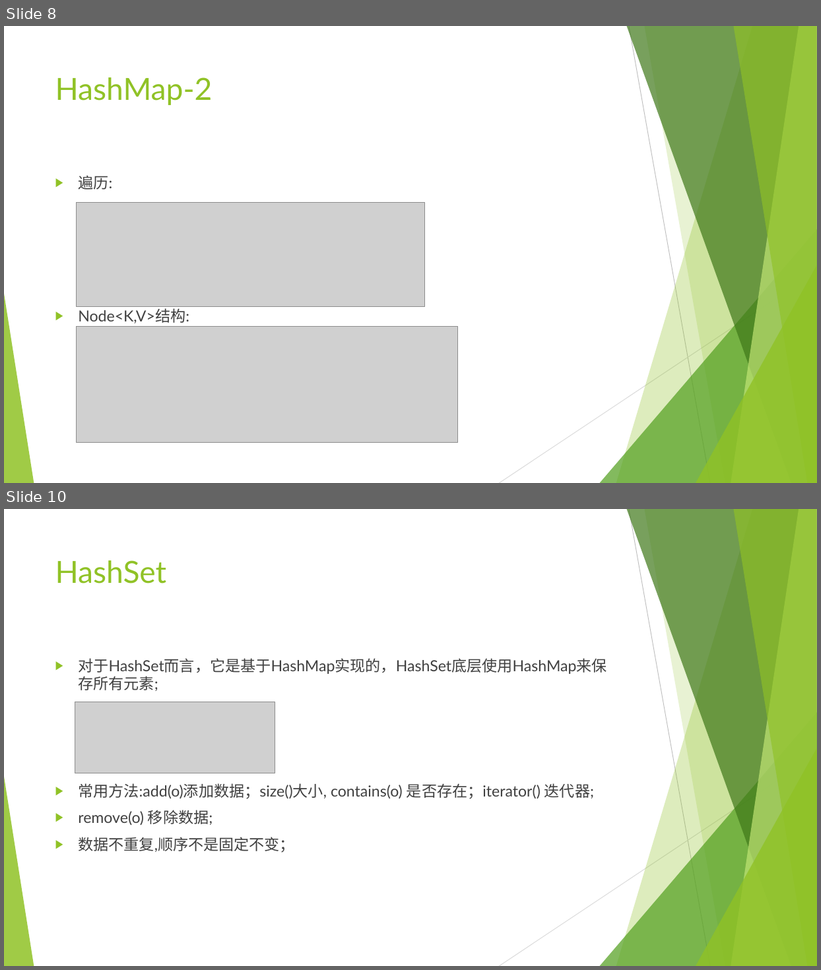
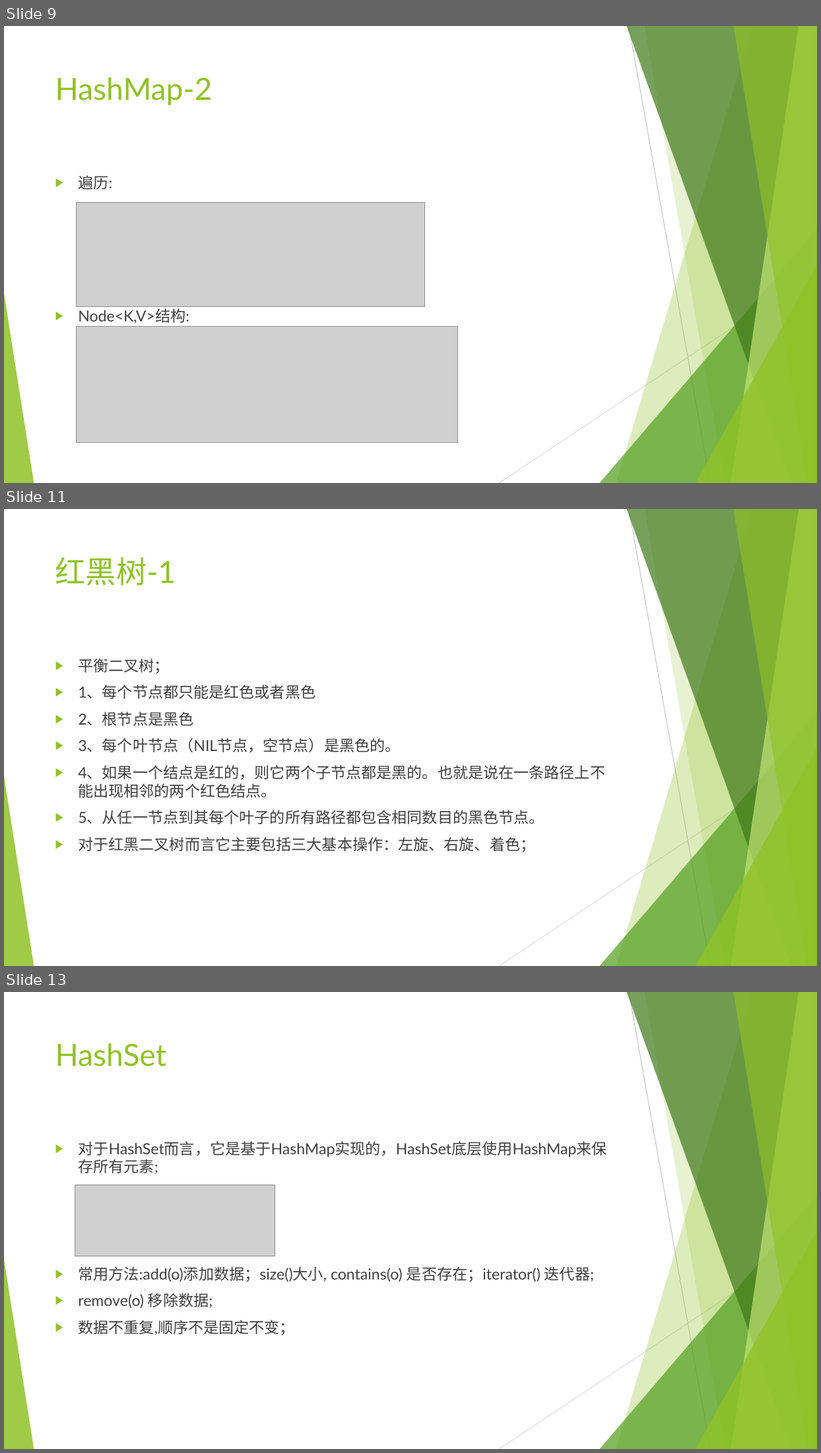
Before and after one commit to mrzhangs1015916/javaLearn, a slide deck: src/mapAndSet/JAVA集合类学习.pptx. Shown one above the other, each under a label of ours: slides 8 and 10 before the commit, slides 9, 11 and 13 after it; the slides between them are not shown. The pictures are 821x970 and 821x1453 pixels, drawn with LibreOffice and Linux fonts; fonts in the diff are those of the drawing; grey boxes stand for pictures. Boxes give left, top, right and bottom in pixels: in the first picture for what was removed or moved away, otherwise in the second. Text is boxed around its words. In the diff, an @@ line names an element or a change of style, - is before the commit and + after.

```diff
--- a/src/mapAndSet/JAVA集合类学习.pptx
+++ b/src/mapAndSet/JAVA集合类学习.pptx
@@ slide 11 added at box(4, 509, 817, 966), background #FFFFFF; not listed: 10 template elements that a slide beside it also shows @@
@@ title added at box(55, 557, 176, 586), 36 pt, text #90C226 @@
+红黑树-1
@@ text added at box(78, 658, 605, 853), 18 pt, text #404040 @@
+▶ 平衡二叉树；
+▶ 1、每个节点都只能是红色或者黑色
+▶ 2、根节点是黑色
+▶ 3、每个叶节点（NIL节点，空节点）是黑色的。
+▶ 4、如果一个结点是红的，则它两个子节点都是黑的。也就是说在一条路径上不能出现相邻的两个红色结点。
+▶ 5、从任一节点到其每个叶子的所有路径都包含相同数目的黑色节点。
+▶ 对于红黑二叉树而言它主要包括三大基本操作：左旋、右旋、着色；
@@ what was slide 8 is now slide 9 @@
@@ what was slide 10 is now slide 13 @@
```
Also in this commit, not shown: 3 other slides added, 1 slide removed, 3 other files.
